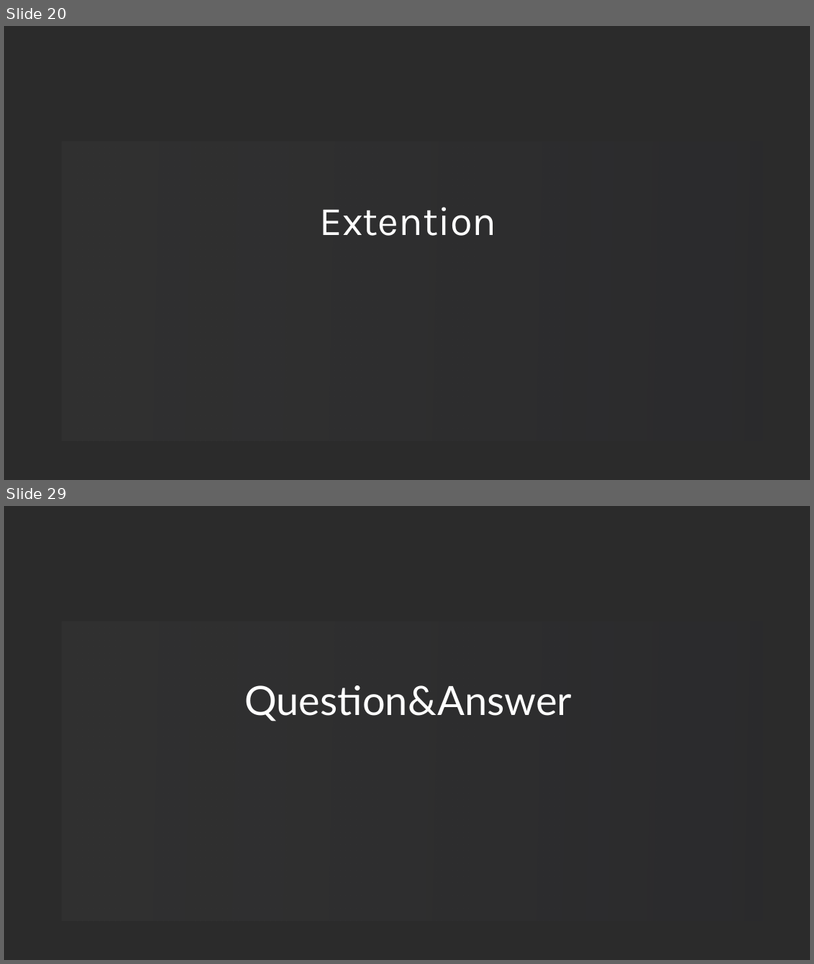
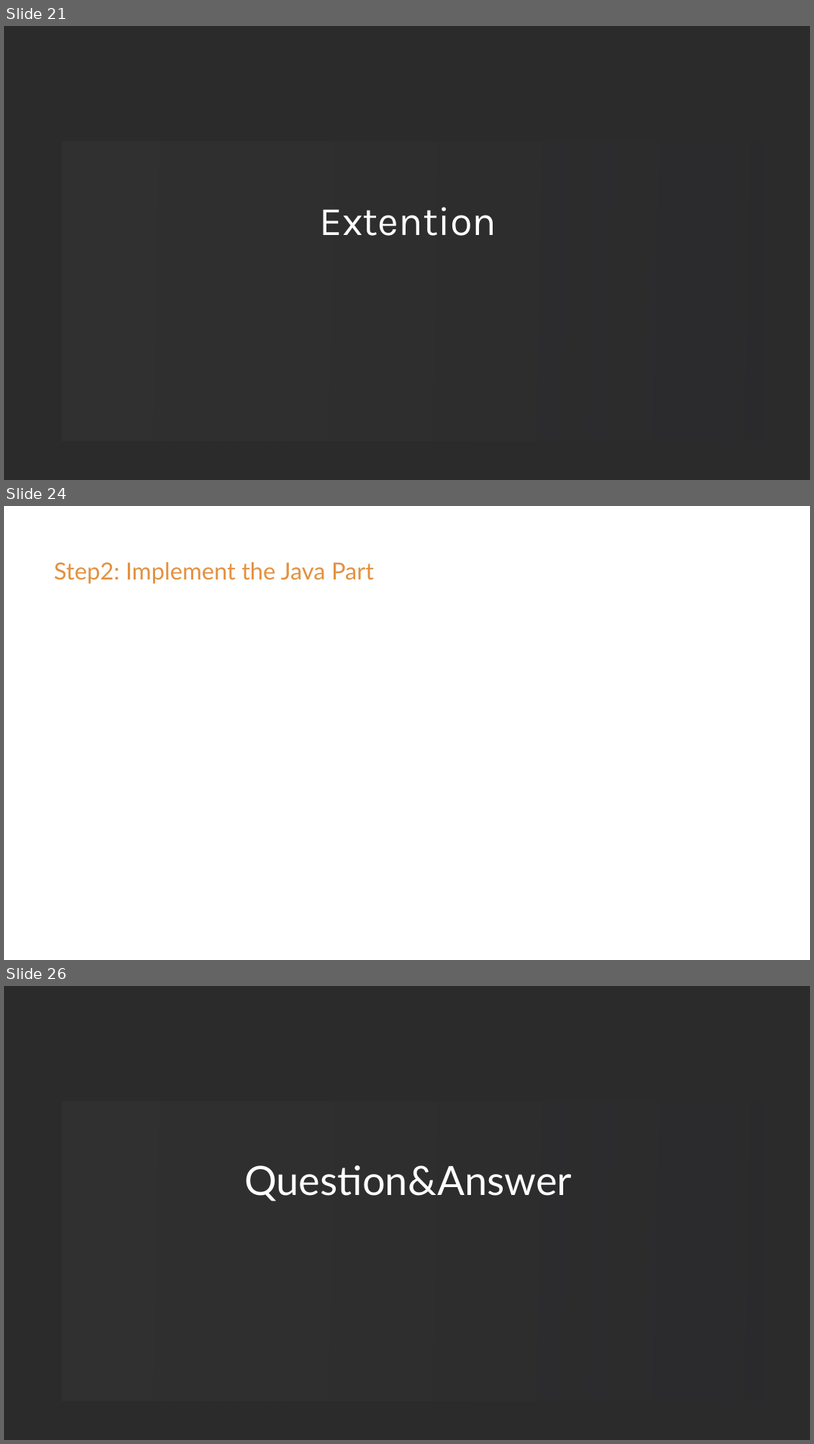
Before and after one commit to loongs-zhang/ACOCA2024-PlayWithWASM, a slide deck: PlayWithWASM.pptx. Shown one above the other, each under a label of ours: slides 20 and 29 before the commit, slides 21, 24 and 26 after it; the slides between them are not shown. The pictures are 814x964 and 814x1444 pixels, drawn with LibreOffice and Linux fonts; fonts in the diff are those of the drawing; background and template pictures are left out; a plain dark background stands for a picture behind light text. Boxes give left, top, right and bottom in pixels: in the first picture for what was removed or moved away, otherwise in the second. Text is boxed around its words. In the diff, an @@ line names an element or a change of style, - is before the commit and + after.

```diff
--- a/PlayWithWASM.pptx
+++ b/PlayWithWASM.pptx
@@ slide 24 added at [4, 506, 810, 960], background picture (left out) @@
@@ text added at [54, 562, 374, 584], 56 pt, text gradient #E3913F to #732D79 @@
+Step2: Implement the Java Part
@@ what was slide 20 is now slide 21 @@
@@ what was slide 29 is now slide 26 @@
```
Also in this commit, not shown: 2 slides changed, 2 other slides added, 6 slides removed, 11 other files.
